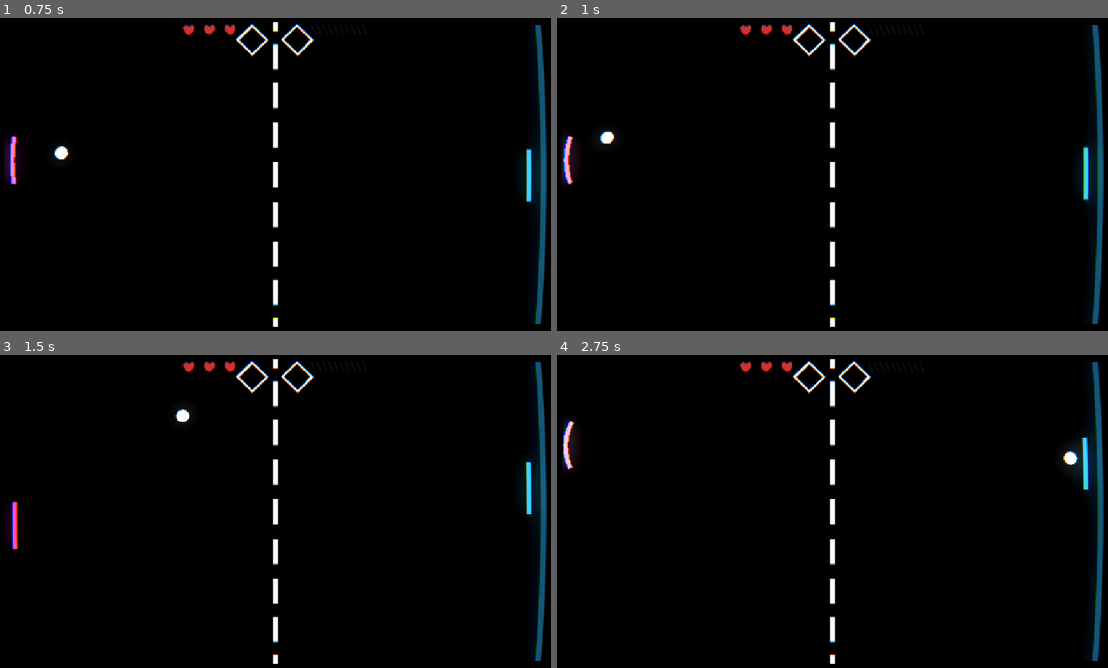
Above: before the commit, frames 1-4 (two rows, left to right).
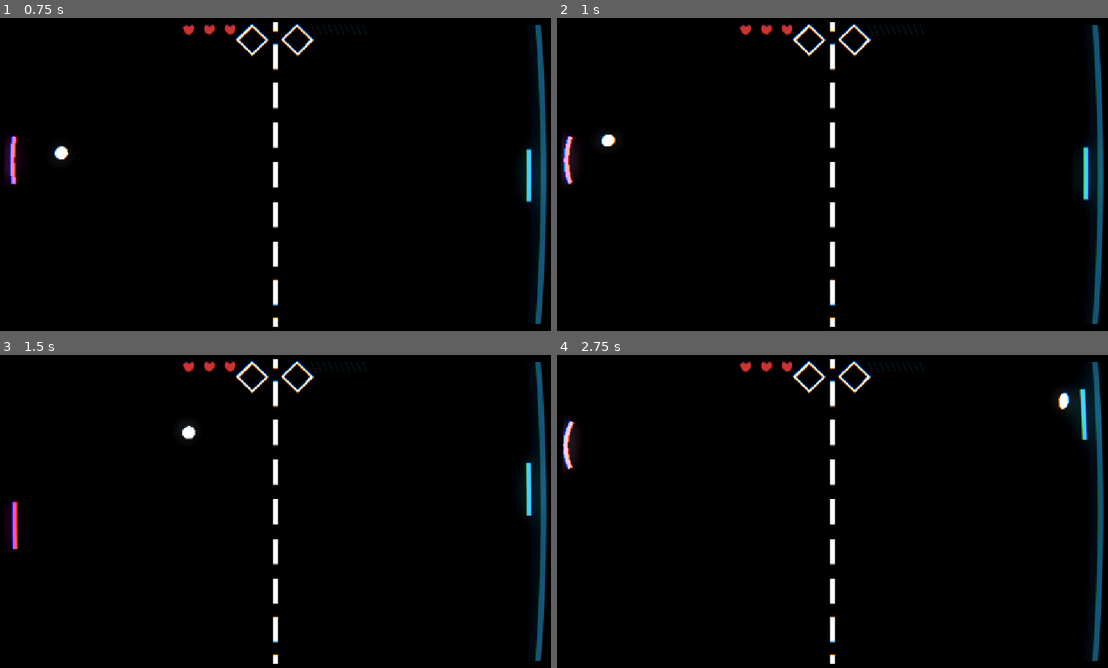
Above: after the commit, the same moments.

Repository: awesomness560/x-treme-pong
Game: Godot game, scene res://main.tscn
Same seed, same stepped clock (60 frames per second), same inputs: the game is played once before the commit and once after it.
Inputs (mouse positions are in pixels of both pictures, inside the frame that each line leads up to):
- Up to frame 1 (0.75 s): move the mouse to (396, 158) at 0.52 s; hold Shift (charge_up) from 0.53 s (still down)
- Up to frame 2 (1 s): keep holding Shift (charge_up)
- Up to frame 3 (1.5 s): move the mouse to (165, 527) at 1.27 s; release Shift (charge_up) at 1.28 s; hold S (paddle_down) from 1.28 s (still down)
- Up to frame 4 (2.75 s): move the mouse to (887, 442) at 2.02 s; release S (paddle_down) at 2.03 s; hold Shift (charge_up) from 2.03 s (still down)

Frame 1 is identical in both runs. In frame 2, less than 0.1% of the frame differs, in the area x 7-11%, y 36-42%; in frame 3, 0.2%; in frame 4, 1.0%, in the area x 90-98%, y 10-44%.

Commit message:
Before messing with the code

Diff:
--- a/ball.tscn
+++ b/ball.tscn
@@ -11,6 +11,7 @@
 script = ExtResource("1_41u45")
 start_speed = 1000.0
 max_speed = 2000.0
+max_bounce_angle_deg = 45.0
 sprite = NodePath("Visuals")
 ignited_color = Color(1.5890393, 0.69354075, 0.2266023, 1)
 debug_label = NodePath("CanvasLayer/RichTextLabel")
--- a/border.tscn
+++ b/border.tscn
@@ -7,6 +7,7 @@
 
 [node name="Border" type="StaticBody2D" unique_id=1802476433 groups=["Border"]]
 script = ExtResource("1_ujjr2")
+starting_health = 40.0
 
 [node name="ColorRect" type="ColorRect" parent="." unique_id=201100292]
 anchors_preset = 8
